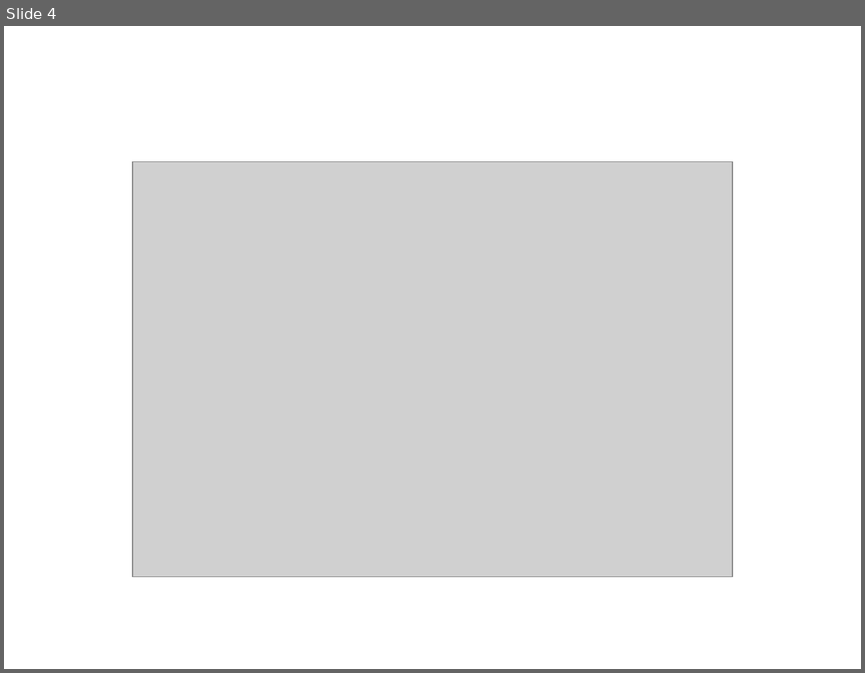
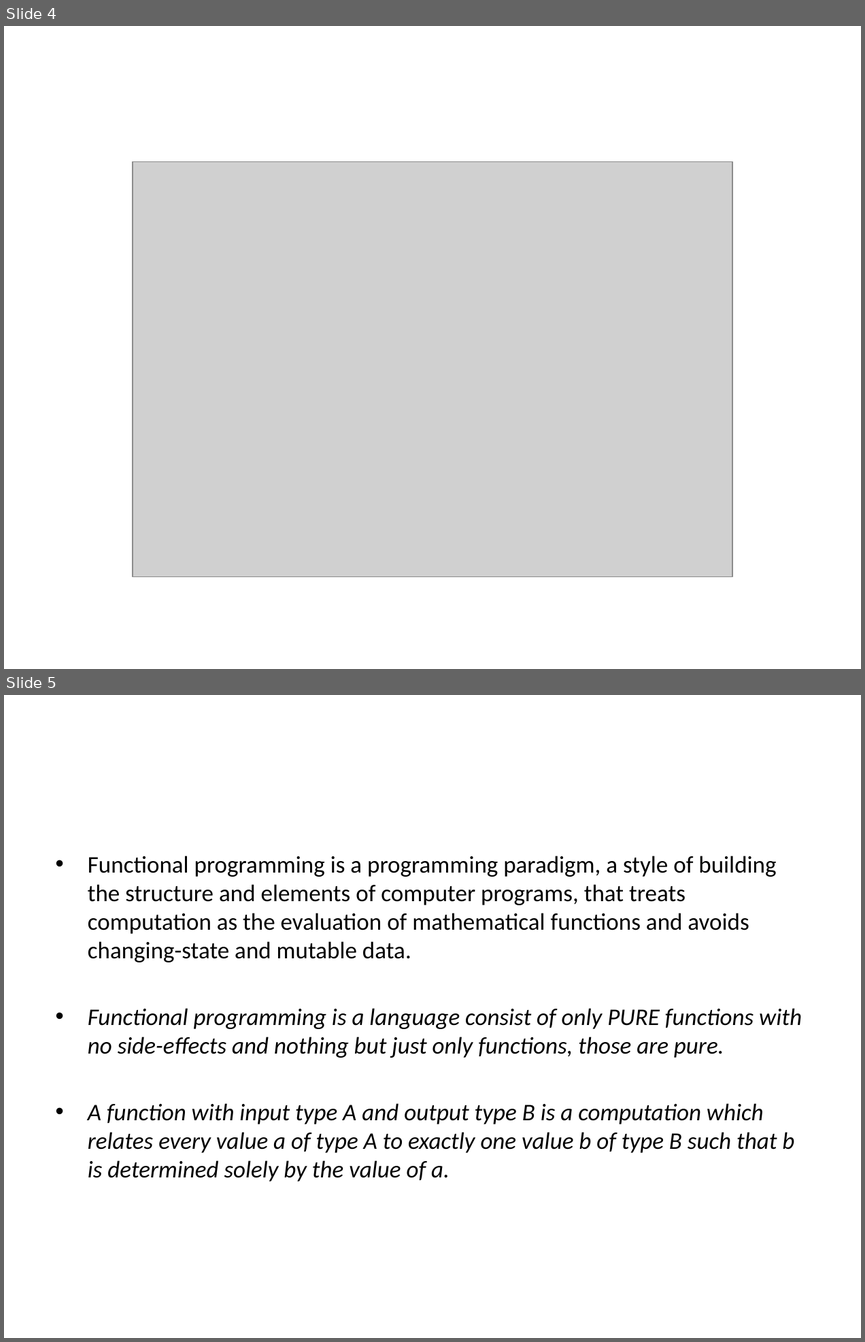
Before and after one commit to afs-shukla/ScalaTrg2019, a slide deck: New Microsoft PowerPoint Presentation.pptx. Shown one above the other, each under a label of ours: slide 4 before the commit, slides 4 and 5 after it. The pictures are 865x673 and 865x1342 pixels, drawn with LibreOffice and Linux fonts; fonts in the diff are those of the drawing; grey boxes stand for pictures. Boxes give left, top, right and bottom in pixels: in the first picture for what was removed or moved away, otherwise in the second. Text is boxed around its words. In the diff, an @@ line names an element or a change of style, - is before the commit and + after.

```diff
--- a/New Microsoft PowerPoint Presentation.pptx
+++ b/New Microsoft PowerPoint Presentation.pptx
@@ slide 5 added at bbox=[4, 695, 861, 1338], background #FFFFFF @@
@@ text added at bbox=[88, 855, 802, 1181], 20 pt, text #000000, italic @@
+• Functional programming is a programming paradigm, a style of building the structure and elements of computer programs, that treats computation as the evaluation of mathematical functions and avoids changing-state and mutable data.
+• Functional programming is a language consist of only PURE functions with no side-effects and nothing but just only functions, those are pure.
+• A function with input type A and output type B is a computation which relates every value a of type A to exactly one value b of type B such that b is determined solely by the value of a.
```
Also in this commit, not shown: 2 other slides added, 1 other file.
